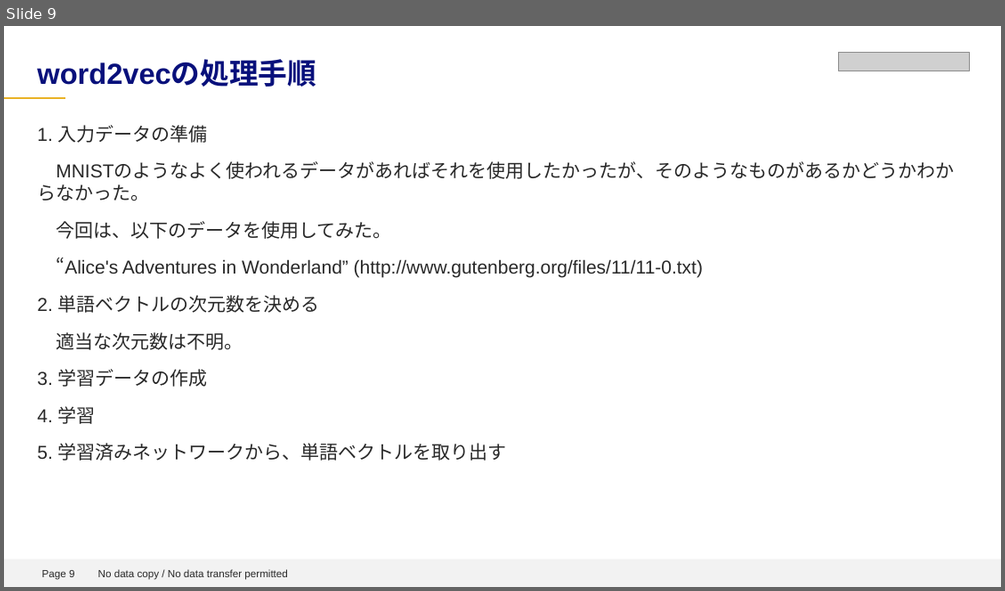
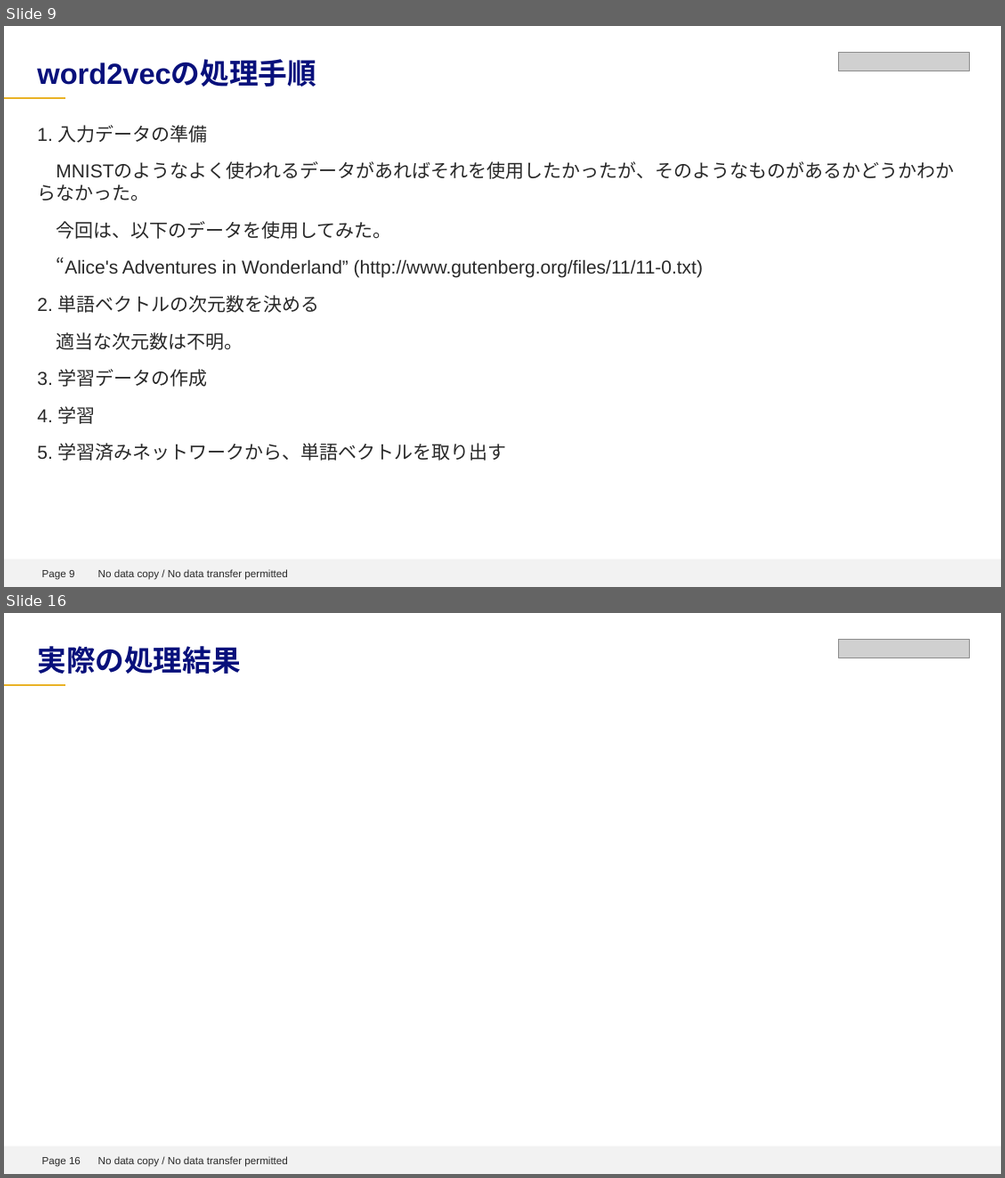
Before and after one commit to sunday-robot/DeepLerningKot, a slide deck: word2vecの紹介.pptx. Shown one above the other, each under a label of ours: slide 9 before the commit, slides 9 and 16 after it; the slides between them are not shown. The pictures are 1005x591 and 1005x1178 pixels, drawn with LibreOffice and Linux fonts; fonts in the diff are those of the drawing; grey boxes stand for pictures; background and template pictures are left out. Boxes give left, top, right and bottom in pixels: in the first picture for what was removed or moved away, otherwise in the second. Text is boxed around its words. In the diff, an @@ line names an element or a change of style, - is before the commit and + after.

```diff
--- a/word2vecの紹介.pptx
+++ b/word2vecの紹介.pptx
@@ slide 16 added at bbox=[4, 613, 1001, 1174], background #FFFFFF; not listed: 4 template elements that a slide beside it also shows @@
@@ picture added at bbox=[839, 639, 970, 657] @@
@@ title added at bbox=[37, 646, 240, 674], 28 pt, text #08107B, bold @@
+実際の処理結果
```
Also in this commit, not shown: 9 slides changed, 1 other slide added, 13 slides removed.
